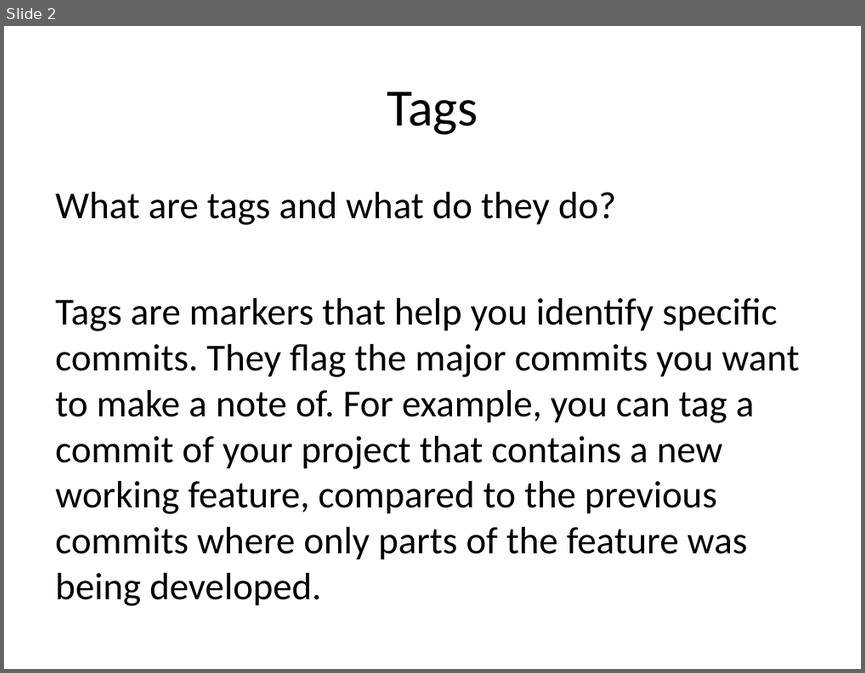
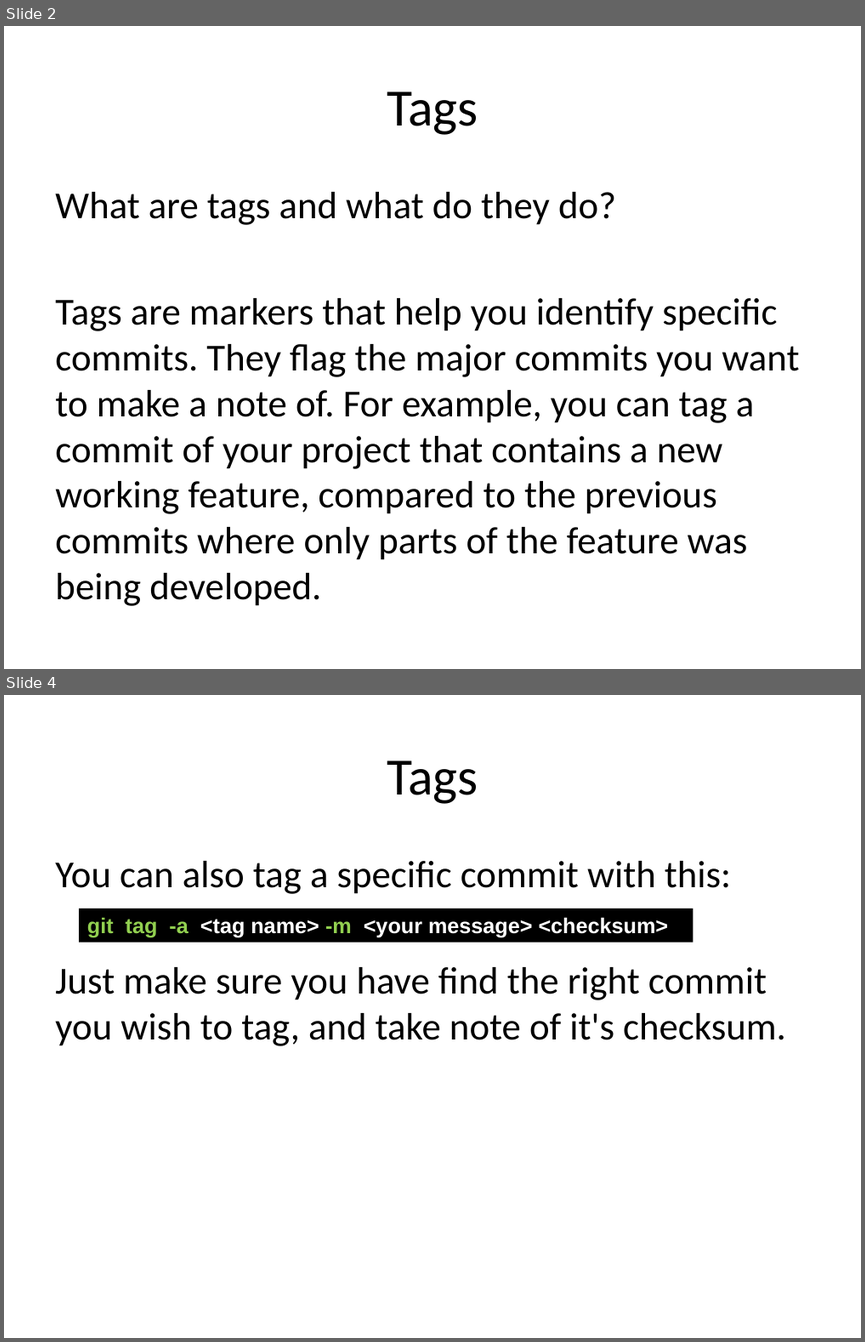
Before and after one commit to JaceTan/programming-notes, a slide deck: Tags and Versioning.pptx. Shown one above the other, each under a label of ours: slide 2 before the commit, slides 2 and 4 after it; the slides between them are not shown. The pictures are 865x673 and 865x1342 pixels, drawn with LibreOffice and Linux fonts; fonts in the diff are those of the drawing. Boxes give left, top, right and bottom in pixels: in the first picture for what was removed or moved away, otherwise in the second. Text is boxed around its words. In the diff, an @@ line names an element or a change of style, - is before the commit and + after.

Commit message:
updated Tags and Versioning and fixed typo in Table of Scenarios

```diff
--- a/Tags and Versioning.pptx
+++ b/Tags and Versioning.pptx
@@ slide 4 added at (4, 695, 861, 1338), background #FFFFFF @@
@@ title added at (386, 760, 478, 804), 44 pt, text #000000 @@
+Tags
@@ text added at (55, 861, 786, 1046), 32 pt, text #000000 @@
+You can also tag a specific commit with this:
+Just make sure you have find the right commit you wish to tag, and take note of it's checksum.
@@ rectangle added at (79, 908, 692, 941), fill #000000, 18 pt, text #FFFFFF, bold @@
+git tag -a <tag name> -m <your message> <checksum>
```
Also in this commit, not shown: 1 slide changed, 1 other slide added, 1 other file.
